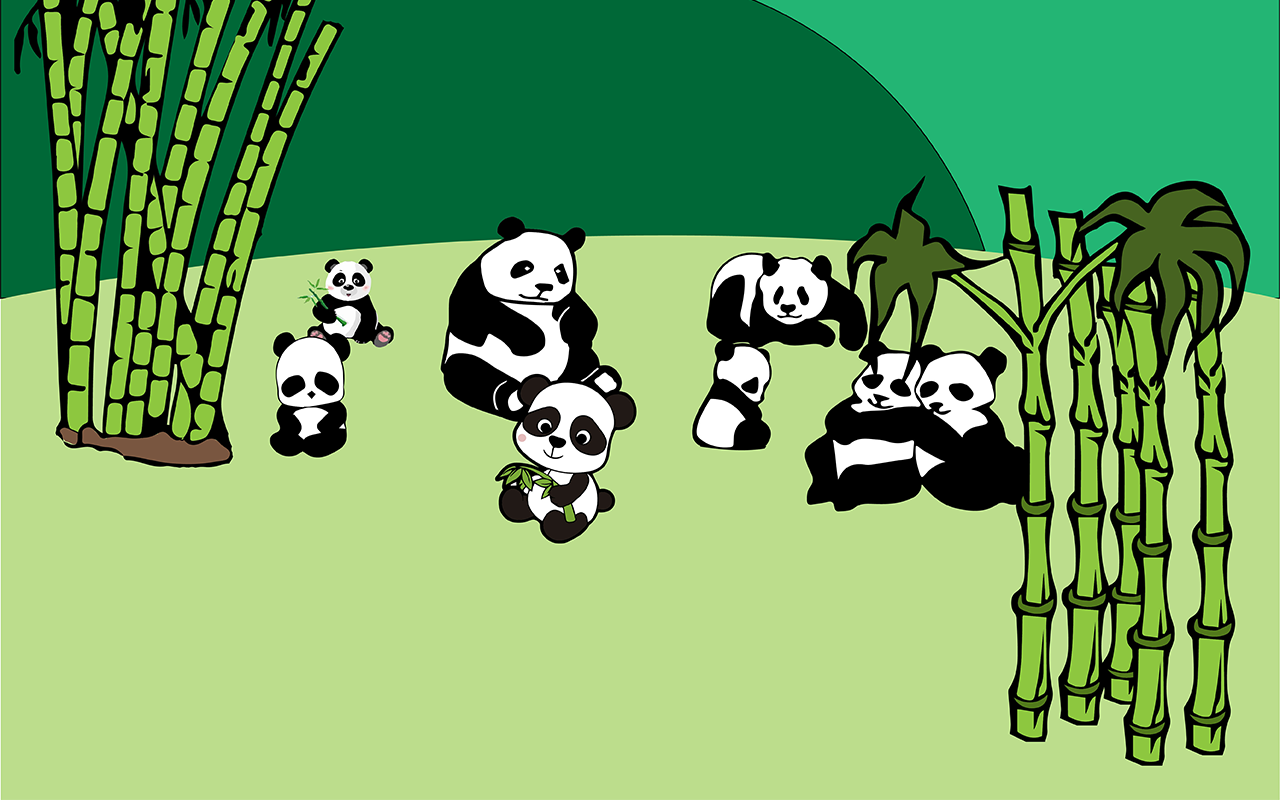
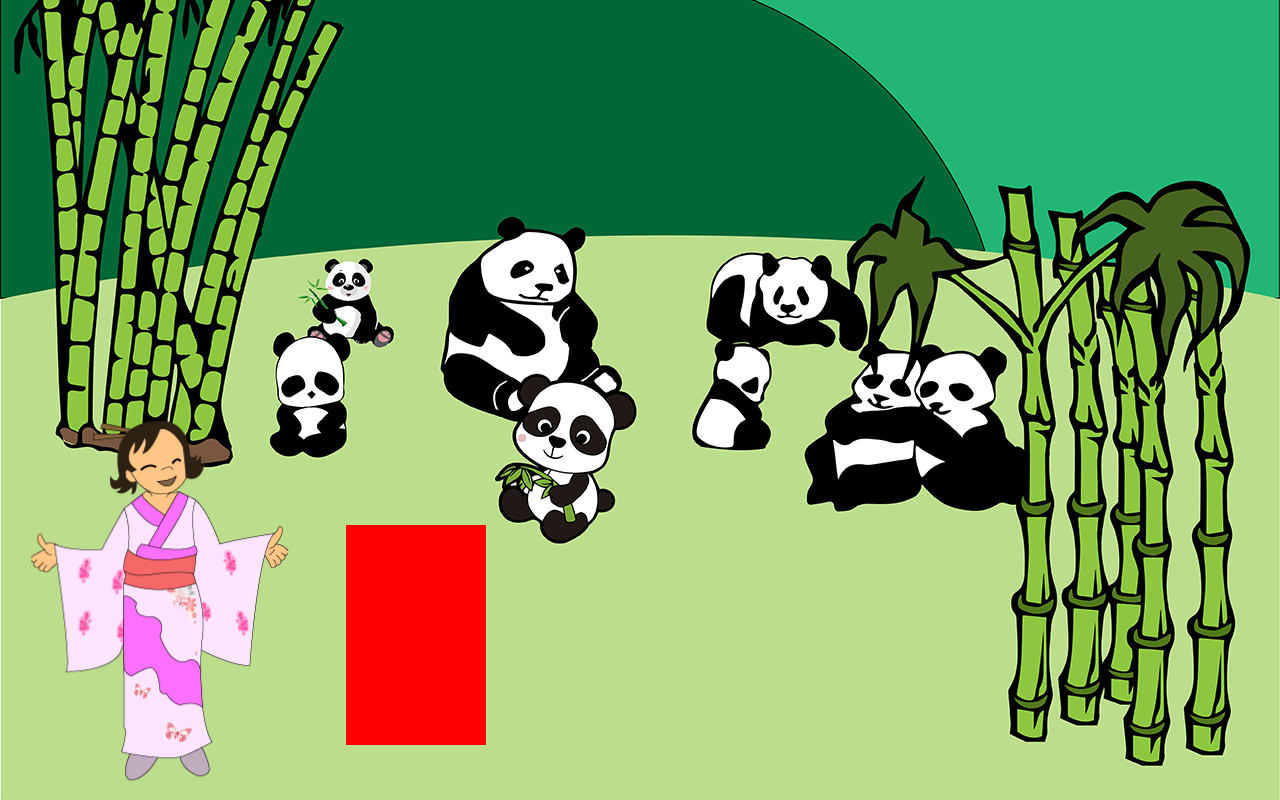
Layers edited between the first and the second 1280x800 image:
added layer "kwkexp" above "kwkjaponesa" over (x1=346, y1=525, x2=486, y2=745)
added layer "kwkjaponesa" above "FodoChina" over (x1=31, y1=421, x2=289, y2=781)
